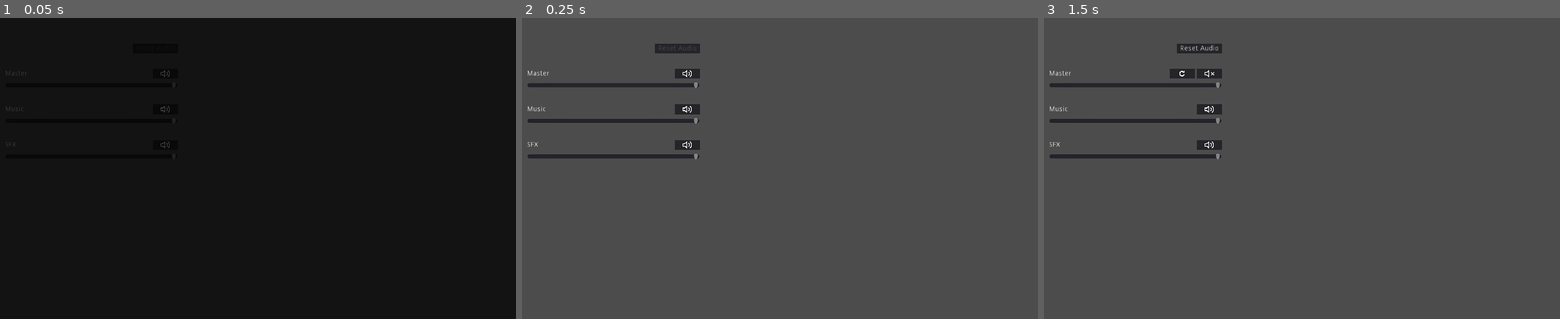
Above: before the commit, frames 1-3 (left to right).
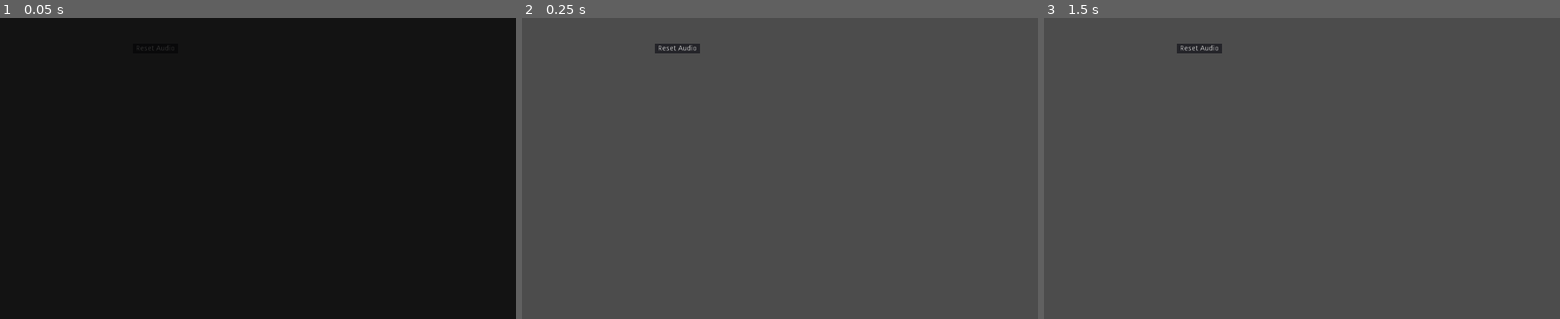
Above: after the commit, the same moments.

Repository: SuddenlyNothing/BaseGodotProject
Game: Godot game, scene res://options/SettingsPanels.tscn
Two runs of this game, one before a commit and one after it. Both use one fixed random seed, a clock stepped at 60 frames per second and the inputs below. This scene is started directly instead of the project's main scene. Sound files missing from this copy of the repository are replaced by a short silence.
Inputs (mouse positions are in pixels of both pictures, inside the frame that each line leads up to):
- Up to frame 1 (0.05 s): no input
- Up to frame 2 (0.25 s): no input
- Up to frame 3 (1.5 s): tap Enter at 0.5 s; move the mouse to (1415, 153) at 0.52 s; hold D (right) 0.53-1.25 s; click (1415, 153) at 0.67 s; click (1209, 72) at 1.27 s

The runs differ from the first frame. In frame 1, less than 0.1% of the frame differs, in the area x 1-33%, y 9-44%; in frame 2, 1.9%; in frame 3, 2.0%, in the area x 1-35%, y 16-48%.
Error after the commit: Invalid get index 'settings' (on base: 'Resource (SaveData.gd)'). (res://options/volume_settings/VolumeSettings.gd:15)

Commit message:
Fix screen settings save method

Diff:
--- a/BaseProject2/auto_loads/Save.gd
+++ b/BaseProject2/auto_loads/Save.gd
@@ -16,6 +16,7 @@
 func load_data() -> void:
 	if ResourceLoader.exists(settings_save_path):
 		data = load(settings_save_path)
+		data.loaded = true
 	else:
 		data = SaveData.new()
 
--- a/BaseProject2/auto_loads/SaveData.gd
+++ b/BaseProject2/auto_loads/SaveData.gd
@@ -1,4 +1,10 @@
 class_name SaveData
 extends Resource
 
-export(Dictionary) var settings := {}
+# If resource has been loaded before
+export(bool) var loaded: bool = false
+
+# Screen settings
+export(float) var screen_brightness: float
+export(float) var screen_contrast: float
+export(float) var screen_saturation: float
--- a/BaseProject2/options/screen_settings/ScreenSettings.gd
+++ b/BaseProject2/options/screen_settings/ScreenSettings.gd
@@ -16,7 +16,7 @@
 # Updates Save for brightness
 # Updates ScreenFilter shader params for brightness
 func _on_Brightness_value_changed(value: float) -> void:
-	Save.data.settings.screen.brightness = value
+	Save.data.screen_brightness = value
 	ScreenFilter.set_brightness(value)
 	check_defaults()
 
@@ -24,7 +24,7 @@
 # Updates Save for contrast
 # Updates ScreenFilter shader params for contrast
 func _on_Contrast_value_changed(value: float) -> void:
-	Save.data.settings.screen.contrast = value
+	Save.data.screen_contrast = value
 	ScreenFilter.set_contrast(value)
 	check_defaults()
 
@@ -32,7 +32,7 @@
 # Updates Save for saturation
 # Updates ScreenFilter shader params for saturation
 func _on_Saturation_value_changed(value: float) -> void:
-	Save.data.settings.screen.saturation = value
+	Save.data.screen_saturation = value
 	ScreenFilter.set_saturation(value)
 	check_defaults()
 
@@ -41,17 +41,15 @@
 # Gets called from Save because this node is in the
 # save group
 func load_data() -> void:
-	if "screen" in Save.data.settings:
-		var screen_data = Save.data.settings.screen
-		brightness.value = screen_data.brightness
-		contrast.value = screen_data.contrast
-		saturation.value = screen_data.saturation
-	else:
-		Save.data.settings["screen"] = {
-			"brightness": 1,
-			"contrast": 1,
-			"saturation": 1,
-		}
+	var screen_data = Save.data
+	if not screen_data.loaded:
+		screen_data.screen_brightness = DEFAULT_BRIGHTNESS
+		screen_data.screen_contrast = DEFAULT_CONTRAST
+		screen_data.screen_saturation = DEFAULT_SATURATION
+	brightness.value = screen_data.screen_brightness
+	contrast.value = screen_data.screen_contrast
+	saturation.value = screen_data.screen_saturation
+
 	check_defaults()
 
 
